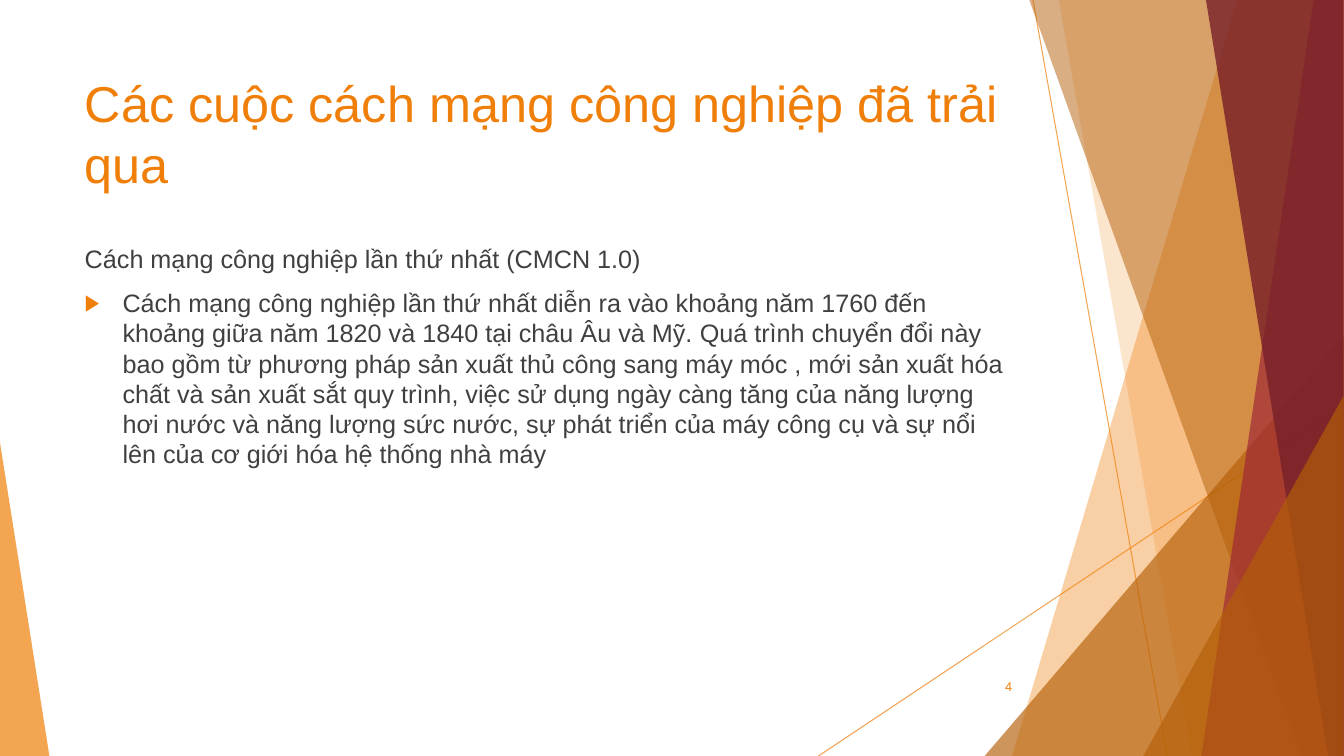
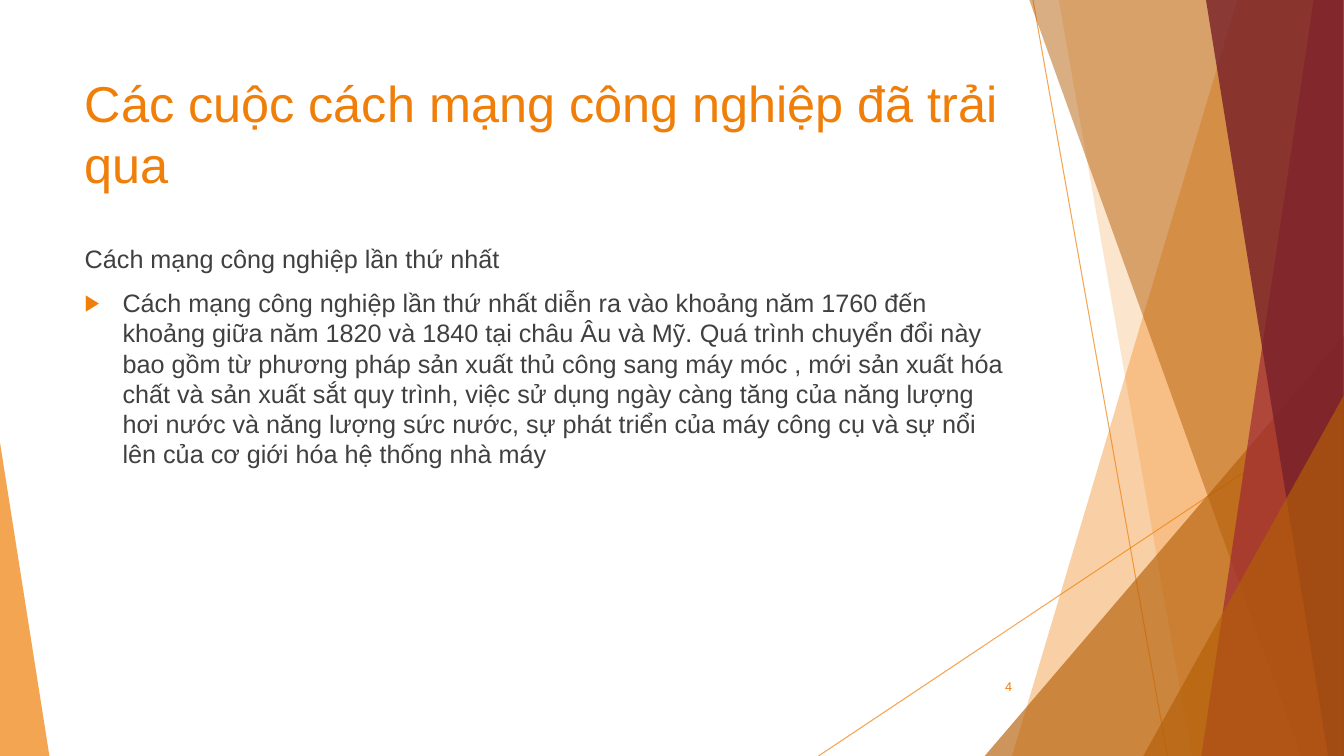
Before and after one commit to knst18ck2/KNST, a slide deck: slide 4 of Báo cáo.pptx. Drawn at 1344x756 pixels with LibreOffice and Linux fonts; fonts in the diff are those of the drawing. Boxes give left, top, right and bottom in pixels: in the first picture for what was removed or moved away, otherwise in the second. Text is boxed around its words. In the diff, an @@ line names an element or a change of style, - is before the commit and + after.

Commit message:
fix vị trí slide

```diff
--- a/Báo cáo.pptx
+++ b/Báo cáo.pptx
@@ text at <box>85,248,499,274</box>: text changed @@
-Cách mạng công nghiệp lần thứ nhất (CMCN 1.0)
+Cách mạng công nghiệp lần thứ nhất
```
Also in this commit, not shown: 1 other slide changed.
